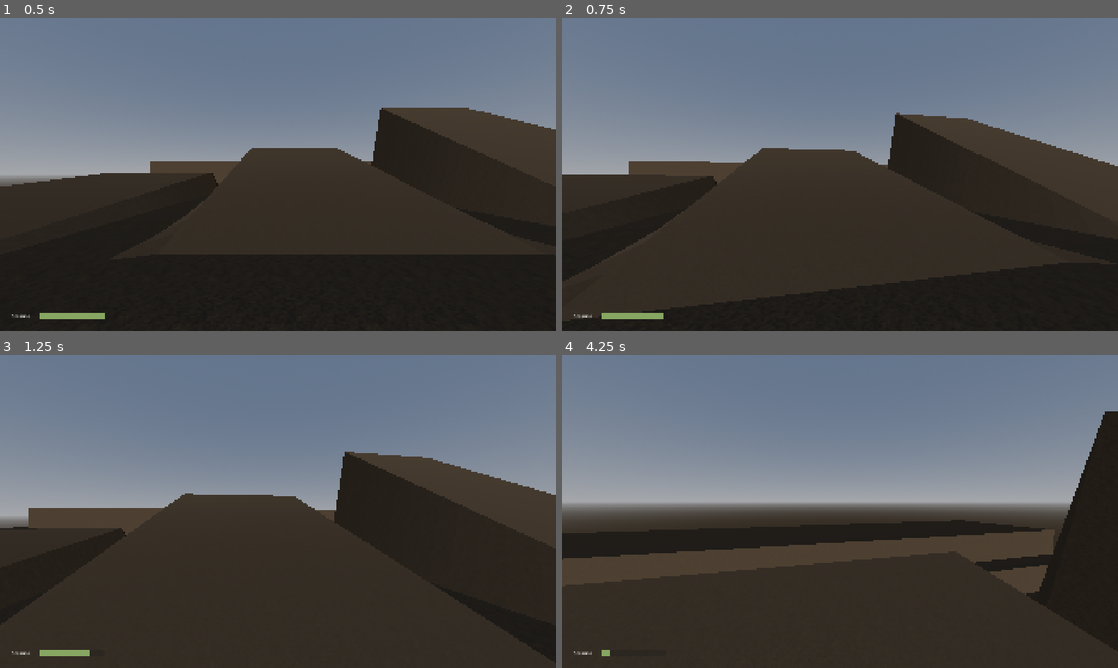
Above: before the commit, frames 1-4 (two rows, left to right).
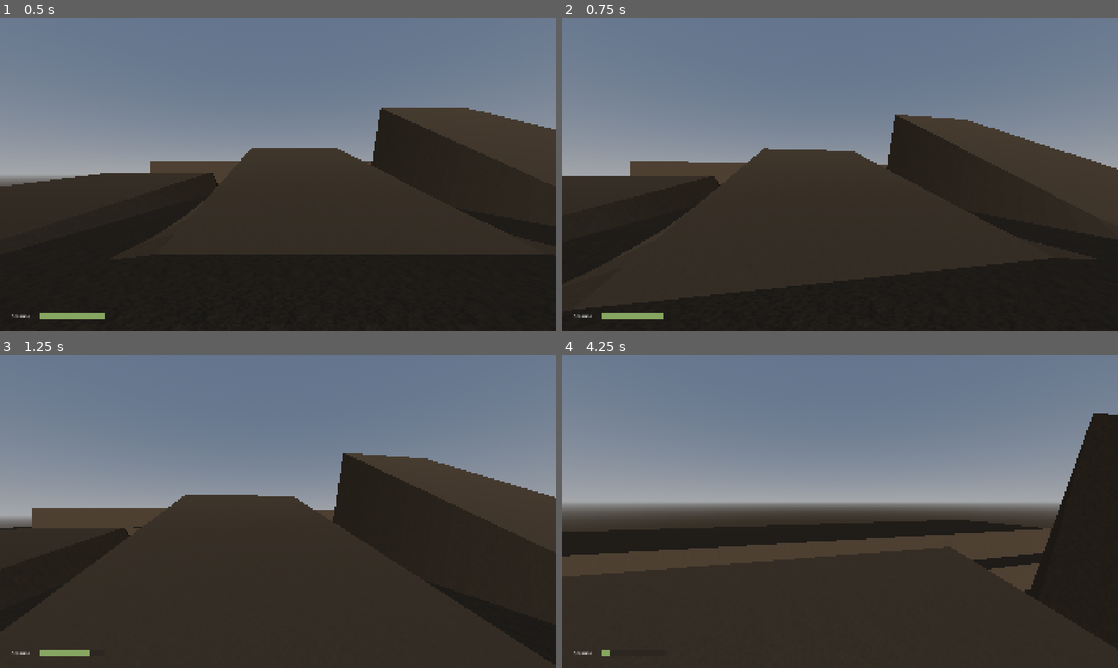
Above: after the commit, the same moments.

Repository: JFCarson/goon-tomb
Game: Godot game, scene res://main.tscn
Two runs of this game, one before a commit and one after it. Both use one fixed random seed, a clock stepped at 60 frames per second and the inputs below.
Inputs (mouse positions are in pixels of both pictures, inside the frame that each line leads up to):
- Up to frame 1 (0.5 s): no input
- Up to frame 2 (0.75 s): tap Enter at 0.5 s; move the mouse to (867, 174) at 0.52 s; hold W (move_forward) from 0.53 s (still down); hold Shift (sprint) from 0.53 s (still down)
- Up to frame 3 (1.25 s): keep holding W (move_forward); keep holding Shift (sprint); tap Space (jump) at 0.77, 0.8, 1.07 s
- Up to frame 4 (4.25 s): keep holding W (move_forward); move the mouse to (812, 511) at 1.27 s; release Shift (sprint) at 1.28 s; tap Space (jump) at 1.35, 1.52, 1.82, 2.3, 3.02, 3.32, 3.6, 3.77, 4.07 s; tap Shift (sprint) at 1.55, 2.85 s; move the mouse to (851, 505) at 2.02 s; hold Shift (sprint) 2.03-2.78 s; move the mouse to (834, 517) at 2.77 s; move the mouse to (878, 514) at 3.52 s

Frame 1 is identical in both runs. In frame 2, 0.9% of the frame differs, in the area x 0-100%, y 30-97%; in frame 3, 0.5%; in frame 4, 2.2%, in the area x 0-100%, y 18-77%.

Commit message:
feat(player-controller): componentised & improved stamina

Diff:
--- a/src/player/player.tscn
+++ b/src/player/player.tscn
@@ -6,6 +6,8 @@
 [ext_resource type="PackedScene" uid="uid://17agj227064a" path="res://src/hud/hud.tscn" id="2_rxibo"]
 [ext_resource type="Script" uid="uid://c7lcqhjydj4uk" path="res://src/player/resources/player_camera_settings.gd" id="3_244u8"]
 [ext_resource type="Script" uid="uid://m3yisb57jxn8" path="res://src/player/resources/player_movement_settings.gd" id="3_jiejy"]
+[ext_resource type="Script" uid="uid://bmnrx4xngblky" path="res://src/player/scripts/player_stamina.gd" id="4_o822w"]
+[ext_resource type="Script" uid="uid://dikerrva0v8a" path="res://src/player/resources/player_stamina_settings.gd" id="5_x42xx"]
 
 [sub_resource type="CapsuleShape3D" id="CapsuleShape3D_5f2sf"]
 radius = 0.3
@@ -19,6 +21,10 @@
 script = ExtResource("3_jiejy")
 metadata/_custom_type_script = "uid://m3yisb57jxn8"
 
+[sub_resource type="Resource" id="Resource_o822w"]
+script = ExtResource("5_x42xx")
+metadata/_custom_type_script = "uid://dikerrva0v8a"
+
 [sub_resource type="Resource" id="Resource_mf2ua"]
 script = ExtResource("3_244u8")
 metadata/_custom_type_script = "uid://c7lcqhjydj4uk"
@@ -26,11 +32,6 @@
 [node name="Player" type="CharacterBody3D" unique_id=865188573]
 script = ExtResource("1_4anbu")
 jump_height = 10.0
-max_stamina = 100.0
-stamina_sprint_drain_rate = 15.0
-stamina_jump_cost = 20.0
-stamina_regeneration_rate = 15.0
-stamina_regeneration_delay = 1.5
 metadata/_custom_type_script = "uid://iqkm3onig8v1"
 
 [node name="CollisionShape" type="CollisionShape3D" parent="." unique_id=1038574759]
@@ -46,6 +47,11 @@
 movement_settings = SubResource("Resource_5f2sf")
 metadata/_custom_type_script = "uid://reyetaehxarr"
 
+[node name="PlayerStamina" type="Node" parent="." unique_id=387038166]
+script = ExtResource("4_o822w")
+stamina_settings = SubResource("Resource_o822w")
+metadata/_custom_type_script = "uid://bmnrx4xngblky"
+
 [node name="CameraManager" type="Node3D" parent="." unique_id=1683304578]
 transform = Transform3D(1, 0, 0, 0, 1, 0, 0, 0, 1, 0, 1.6, -0.2)
 script = ExtResource("2_mf2ua")
--- /dev/null
+++ b/src/player/resources/player_stamina_settings.gd
@@ -0,0 +1,21 @@
+class_name PlayerStaminaSettings
+extends Resource
+
+## Configuration for the player's stamina system.
+## Defines stamina capacity, consumption rates and regeneration behaviour.
+
+
+## Maximum amount of stamina the player can store.
+@export var max_stamina : float = 100.0
+
+## Amount of stamina consumed per second while sprinting.
+@export var sprint_drain_rate : float = 15.0
+
+## Amount of stamina consumed when performing a jump.
+@export var jump_cost : float = 20.0
+
+## Amount of stamina restored per second when regenerating.
+@export var regeneration_rate : float = 15.0
+
+## Time in seconds after consuming stamina before regeneration begins.
+@export var regeneration_delay : float = 1.5
--- a/src/player/scripts/player.gd
+++ b/src/player/scripts/player.gd
@@ -8,28 +8,17 @@
 # Components
 @onready var camera_manager : CameraManager = $CameraManager
 @onready var movement : PlayerMovement = $PlayerMovement
+@onready var stamina : PlayerStamina = $PlayerStamina
+@onready var hud : HUD = $CanvasLayer/HUD
 
 
-# Stores various runtime information about the player character.
+# Runtime State
 var motion_state : PlayerEnums.MotionState = PlayerEnums.MotionState.IDLE
+var can_sprint : bool = false
 
-
+# Configuration
 @export_group("Jump")
 @export var jump_height : float
-
-
-@export_group("Stamina")
-@export var max_stamina : float
-@export var stamina_sprint_drain_rate : float
-@export var stamina_jump_cost : float
-@export var stamina_regeneration_rate : float
-@export var stamina_regeneration_delay : float
-@onready var stamina : float = max_stamina
-var stamina_regeneration_timer : float = 0.0
-
-
-@export_group("Misc.")
-@onready var hud : HUD = $CanvasLayer/HUD
 
 
 func _ready() -> void:
@@ -54,38 +43,23 @@
 	# Convert input into a world-space movement direction based on player rotation.
 	var direction : Vector3 = (transform.basis * Vector3(input_vector.x, 0.0, input_vector.y)).normalized()
 
-	# Determine whether sprinting is currently available.
-	var can_sprint : bool = movement.can_sprint(input_vector, is_on_floor()) and stamina > 0.0
+	# Determine whether the current input is eligible for sprinting.
+	can_sprint = movement.can_sprint(input_vector, is_on_floor()) and stamina.can_sprint()
 
-	# Update the movement state used by the movement component.
-	if can_sprint and Input.is_action_pressed("sprint"):
-		motion_state = PlayerEnums.MotionState.SPRINTING
-	elif not is_on_floor():
-		motion_state = PlayerEnums.MotionState.AIRBORNE
-	elif Vector3(velocity.x, 0.0, velocity.z).length_squared() > 0.01:
-		motion_state = PlayerEnums.MotionState.WALKING
-	else:
-		motion_state = PlayerEnums.MotionState.IDLE
-
+	# Determine the movement state used by the movement component.
+	motion_state = _determine_motion_state()
 	movement.set_motion_state(motion_state)
 
 	# Calculate and apply horizontal movement.
-	var horizontal_velocity : Vector3 = movement.calculate_horizontal_velocity(
-		delta,
-		velocity,
-		direction,
-		input_vector,
-		is_on_floor()
-	)
+	var horizontal_velocity : Vector3 = movement.calculate_horizontal_velocity(delta, velocity, direction, input_vector, is_on_floor())
 
 	velocity.x = horizontal_velocity.x
 	velocity.z = horizontal_velocity.z
 
 	# Handle jumping.
-	var can_jump : bool = is_on_floor() and stamina >= stamina_jump_cost
+	var can_jump : bool = is_on_floor() and stamina.can_afford(stamina.stamina_settings.jump_cost)
 	if Input.is_action_just_pressed("jump") and can_jump:
-		stamina -= stamina_jump_cost
-		stamina_regeneration_timer = stamina_regeneration_delay
+		stamina.consume(stamina.stamina_settings.jump_cost)
 		velocity.y = sqrt(2.0 * jump_height)
 
 	move_and_slide()
@@ -94,26 +68,12 @@
 	motion_state = _determine_motion_state()
 	movement.set_motion_state(motion_state)
 
-	_handle_stamina(delta)
+	# Update stamina using the resolved movement state.
+	stamina.update(delta, motion_state == PlayerEnums.MotionState.SPRINTING)
+	hud.update_stamina(stamina.get_stamina(), stamina.get_max_stamina())
+
+	# Trigger camera movement effects processing.
 	camera_manager.do_camera_movement_effects(delta, velocity, motion_state)
-
-
-# Handles Stamina Updates on Delta.
-func _handle_stamina(delta : float) -> void:
-	if motion_state == PlayerEnums.MotionState.SPRINTING:
-		stamina -= stamina_sprint_drain_rate * delta
-		stamina_regeneration_timer = stamina_regeneration_delay
-
-		if stamina <= 0.0:
-			stamina = 0.0
-	else:
-		if stamina_regeneration_timer > 0.0:
-			stamina_regeneration_timer -= delta
-		else:
-			stamina += stamina_regeneration_rate * delta
-			stamina = min(stamina, max_stamina)
-
-	hud.update_stamina(stamina, max_stamina)
 
 
 func _determine_motion_state() -> PlayerEnums.MotionState:
@@ -121,7 +81,7 @@
 		return PlayerEnums.MotionState.AIRBORNE
 
 	if Vector3(velocity.x, 0.0, velocity.z).length_squared() > 0.01:
-		if movement.motion_state == PlayerEnums.MotionState.SPRINTING:
+		if can_sprint and Input.is_action_pressed("sprint"):
 			return PlayerEnums.MotionState.SPRINTING
 
 		return PlayerEnums.MotionState.WALKING
--- /dev/null
+++ b/src/player/scripts/player_stamina.gd
@@ -0,0 +1,71 @@
+class_name PlayerStamina
+extends Node
+
+## Manages the player's stamina pool and its regeneration.
+## Handles stamina consumption, sprint drain and delayed regeneration.
+
+
+# Configuration
+@export var stamina_settings : PlayerStaminaSettings
+
+
+# Runtime State
+var stamina : float
+var stamina_regeneration_timer : float = 0.0
+
+
+func _ready() -> void:
+	stamina = stamina_settings.max_stamina
+
+
+# Returns the current stamina amount.
+func get_stamina() -> float:
+	return stamina
+
+
+# Returns the max stamina amount from config.
+func get_max_stamina() -> float:
+	return stamina_settings.max_stamina
+
+
+# Returns whether the player has enough stamina to sprint.
+func can_sprint() -> bool:
+	return stamina > 0.0
+
+
+# Returns whether enough stamina is available to cover the supplied cost.
+func can_afford(cost : float) -> bool:
+	return stamina >= cost
+
+
+# Consumes the supplied amount of stamina and starts the regeneration delay.
+func consume(cost : float) -> bool:
+	if not can_afford(cost):
+		return false
+
+	stamina -= cost
+	stamina_regeneration_timer = stamina_settings.regeneration_delay
+
+	return true
+
+
+# Updates stamina consumption and regeneration for the current frame.
+func update(delta : float, is_sprinting : bool) -> void:
+	if is_sprinting:
+		stamina -= stamina_settings.sprint_drain_rate * delta
+		stamina = max(stamina, 0.0)
+		stamina_regeneration_timer = stamina_settings.regeneration_delay
+	else:
+		_regenerate(delta)
+
+
+# Regenerates missing stamina once the regeneration delay has elapsed.
+func _regenerate(delta : float) -> void:
+	if stamina_regeneration_timer > 0.0:
+		stamina_regeneration_timer -= delta
+		return
+
+	if stamina == stamina_settings.max_stamina:
+		return
+
+	stamina = min(stamina + stamina_settings.regeneration_rate * delta,stamina_settings.max_stamina)
Not shown, added: src/player/resources/player_stamina_settings.gd.uid
Not shown, added: src/player/scripts/player_stamina.gd.uid
